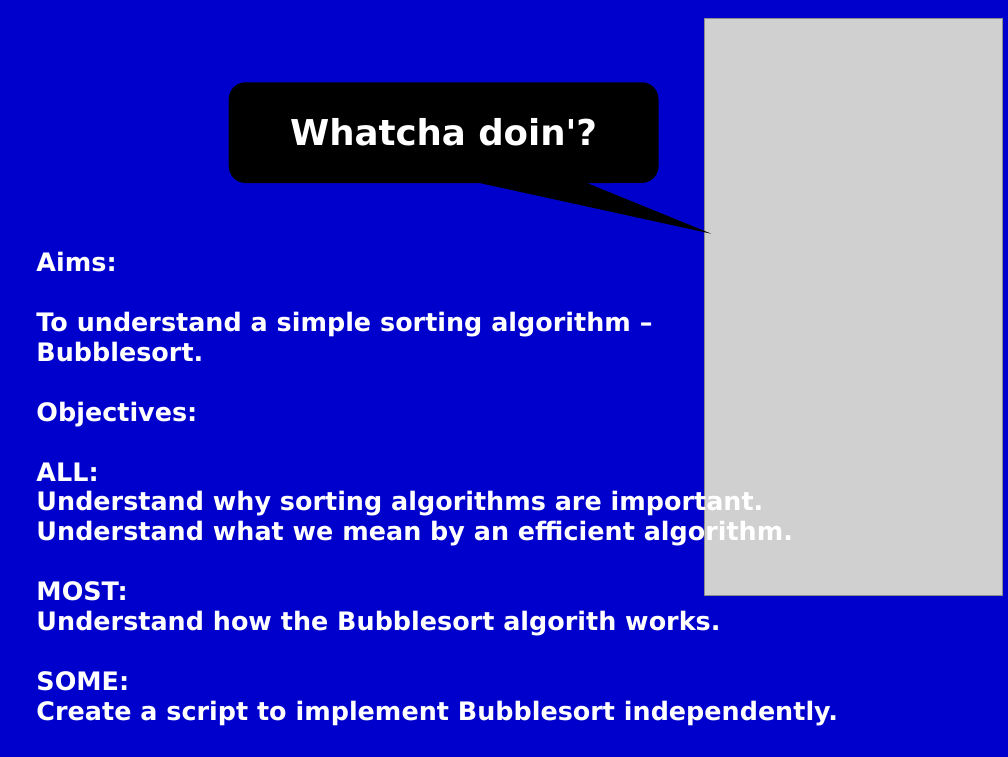
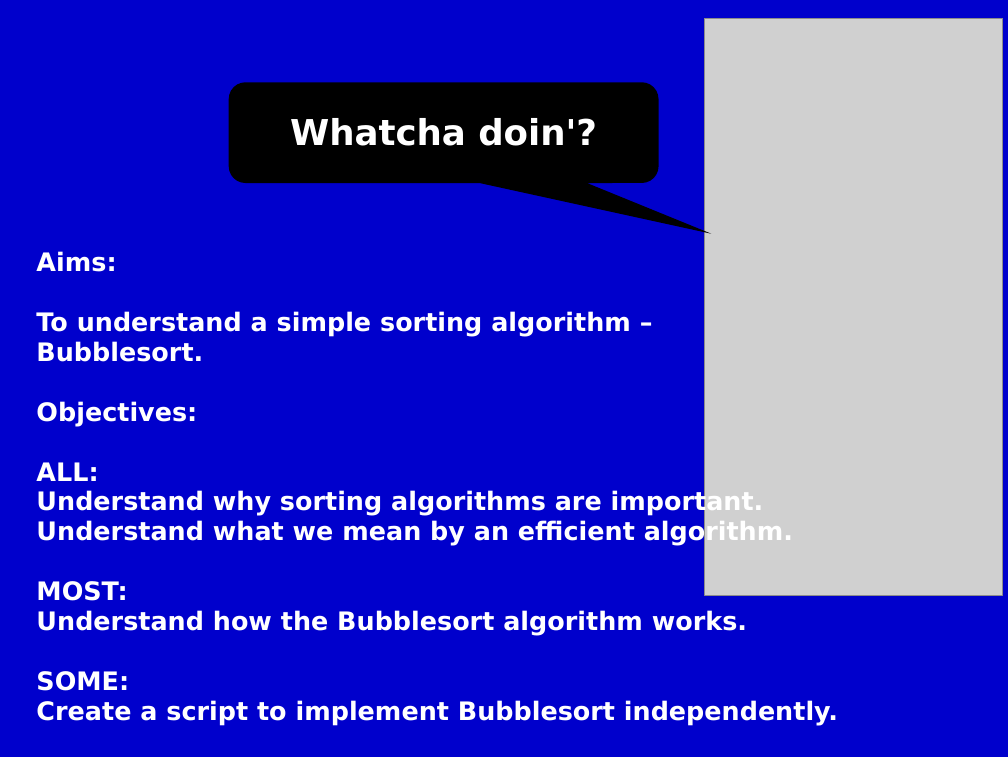
Before and after one commit to m-tranter/cathedral, a slide deck: slide 1 of scratch/scratch7.ppt. Drawn at 1008x757 pixels with LibreOffice and Linux fonts; fonts in the diff are those of the drawing; grey boxes stand for pictures. Boxes give left, top, right and bottom in pixels: in the first picture for what was removed or moved away, otherwise in the second. Text is boxed around its words. In the diff, an @@ line names an element or a change of style, - is before the commit and + after.

```diff
--- a/scratch/scratch7.ppt
+++ b/scratch/scratch7.ppt
@@ text at box(36, 610, 747, 636): text changed @@
-Understand how the Bubblesort algorith works.
+Understand how the Bubblesort algorithm works.
```
Also in this commit, not shown: 6 other slides changed, 2 other files.
